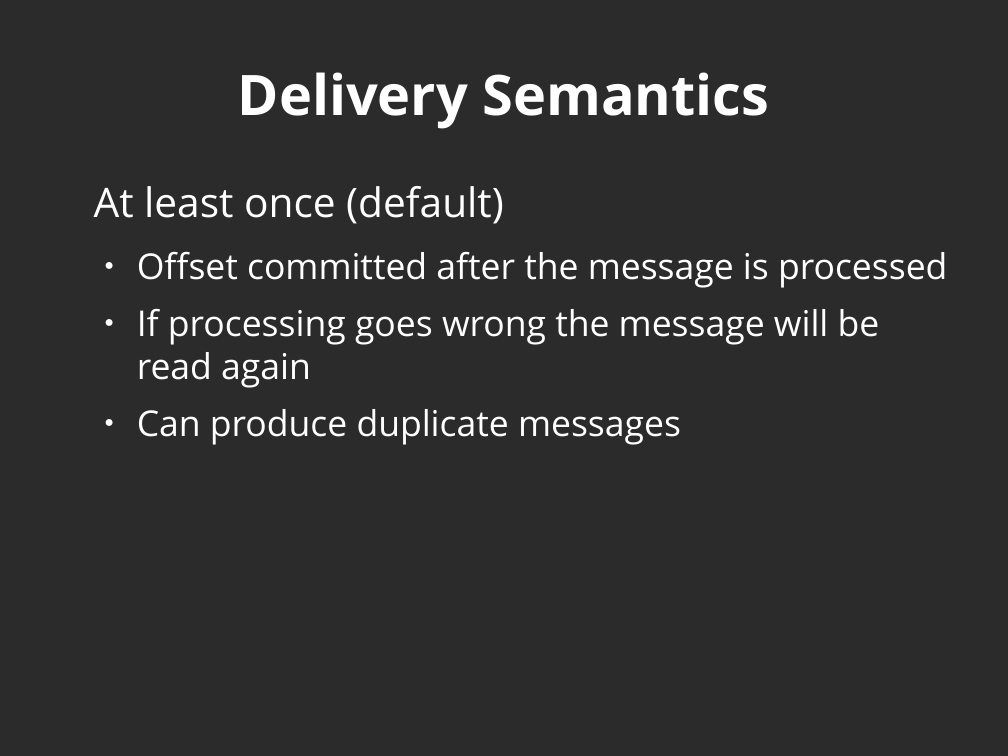
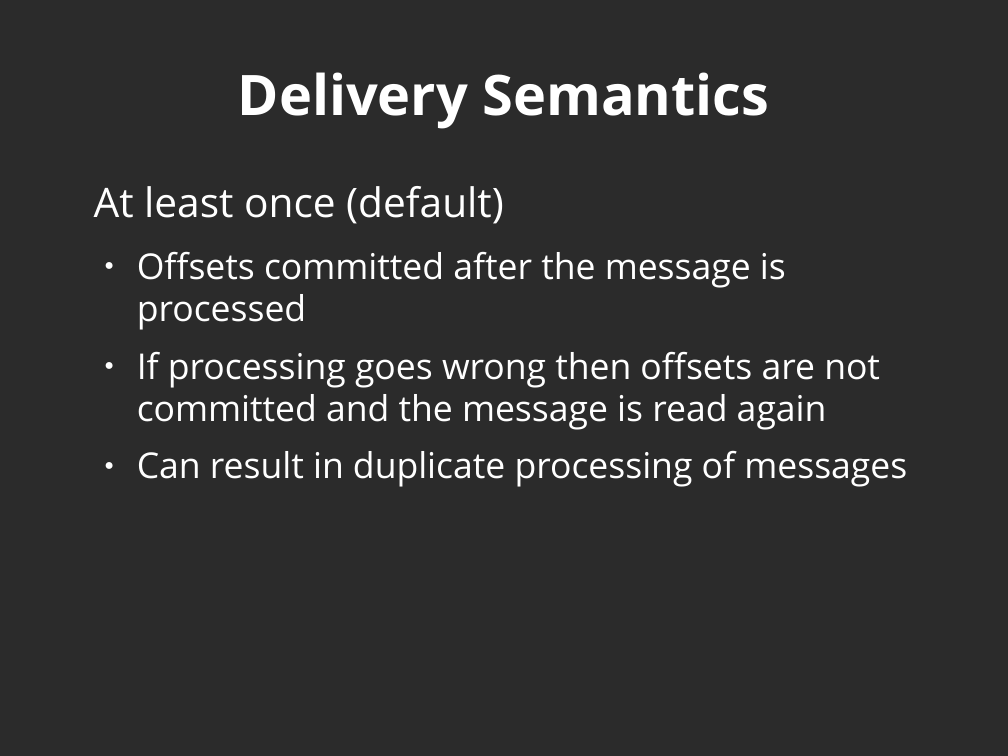
Before and after one commit to javicacheiro/pyspark_course, a slide deck: slide 30 of supplementary/kafka/unit_1_basic_concepts.odp (slide 31 before the commit). Drawn at 1008x756 pixels with LibreOffice and Linux fonts; fonts in the diff are those of the drawing; background and template pictures are left out; a plain dark background stands for a picture behind light text. Boxes give left, top, right and bottom in pixels: in the first picture for what was removed or moved away, otherwise in the second. Text is boxed around its words. In the diff, an @@ line names an element or a change of style, - is before the commit and + after.

```diff
--- a/supplementary/kafka/unit_1_basic_concepts.odp
+++ b/supplementary/kafka/unit_1_basic_concepts.odp
@@ text at (137, 252, 907, 487): text changed @@
-  ● Offset committed after the message is processed
-  ● If processing goes wrong the message will be read again
-  ● Can produce duplicate messages
+  ● Offsets committed after the message is processed
+  ● If processing goes wrong then offsets are not committed and the message is read again
+  ● Can result in duplicate processing of messages
```
Also in this commit, not shown: 7 other slides changed, 1 slide removed, 2 other files.
